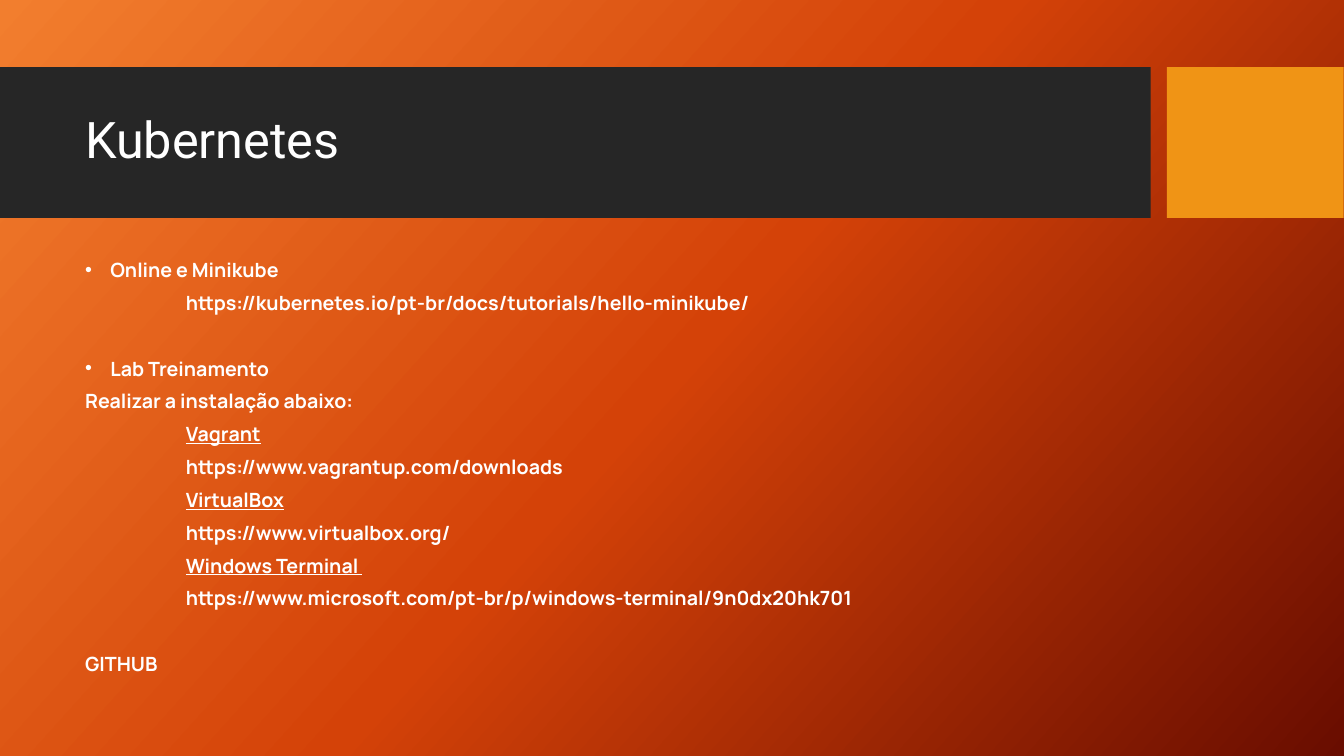
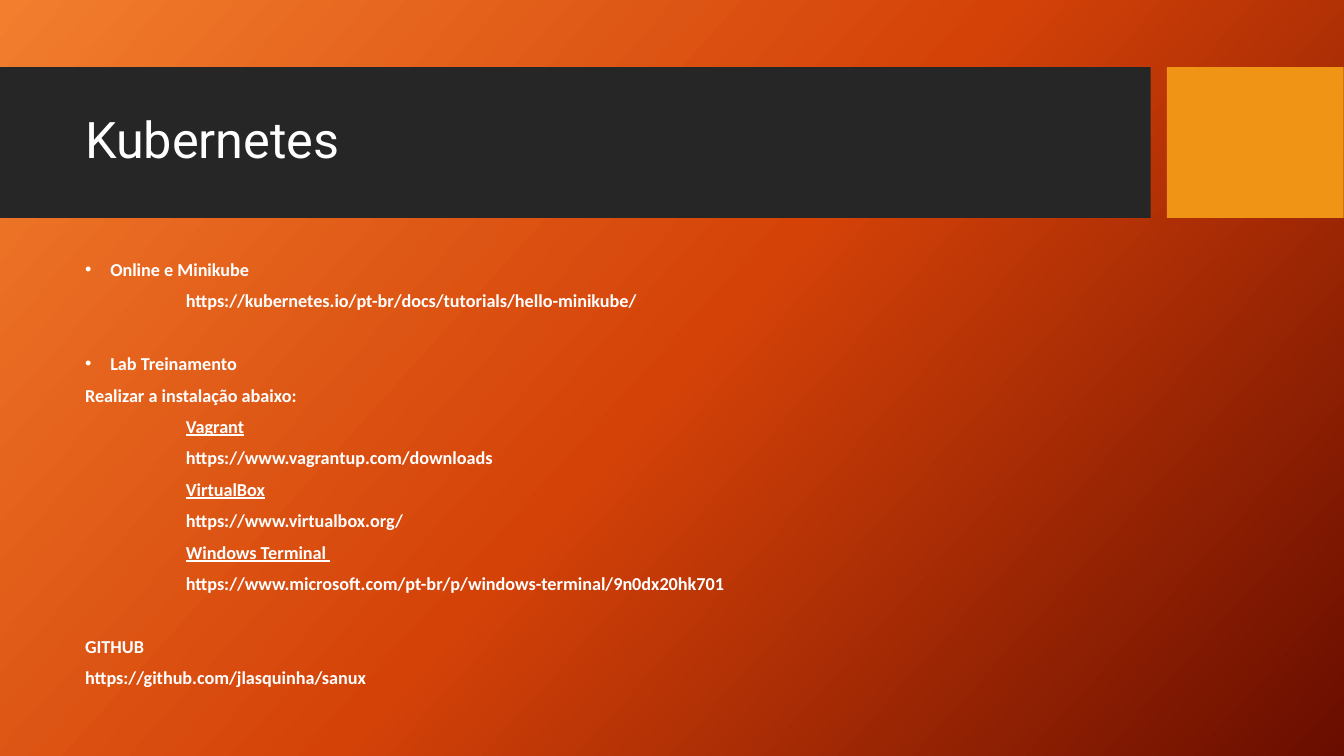
Before and after one commit to jlasquinha/sanux, a slide deck: slide 20 of Sanux.pptx (slide 19 before the commit). Drawn at 1344x756 pixels with LibreOffice and Linux fonts; fonts in the diff are those of the drawing; background and template pictures are left out. Boxes give left, top, right and bottom in pixels: in the first picture for what was removed or moved away, otherwise in the second. Text is boxed around its words. In the diff, an @@ line names an element or a change of style, - is before the commit and + after.

Commit message:
Update Sanux.pptx
Apresentação atualizada

```diff
--- a/Sanux.pptx
+++ b/Sanux.pptx
@@ text at (85,263,724,653): size 14 to 12.9 pt, font Manrope to Calibri in "Online e Minikube", "https://kubernetes.io/pt-br/docs/tutorials/hello-minikube/", "Lab Treinamento", "Realizar a instalação abaixo:" and 7 more places @@
@@ text at (85,671,366,687): paragraph added @@
+https://github.com/jlasquinha/sanux
```
Also in this commit, not shown: 39 other slides changed, 2 slides added.
